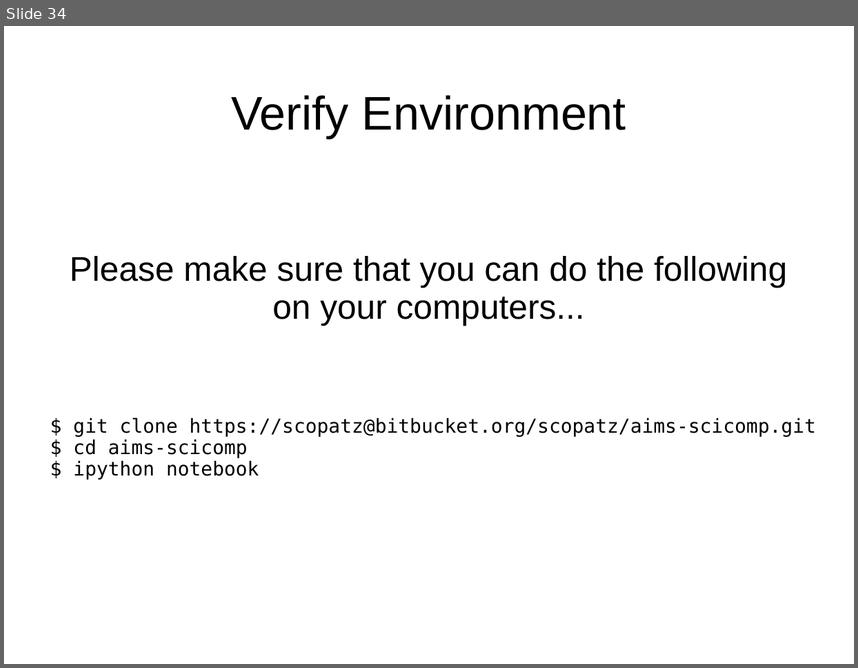
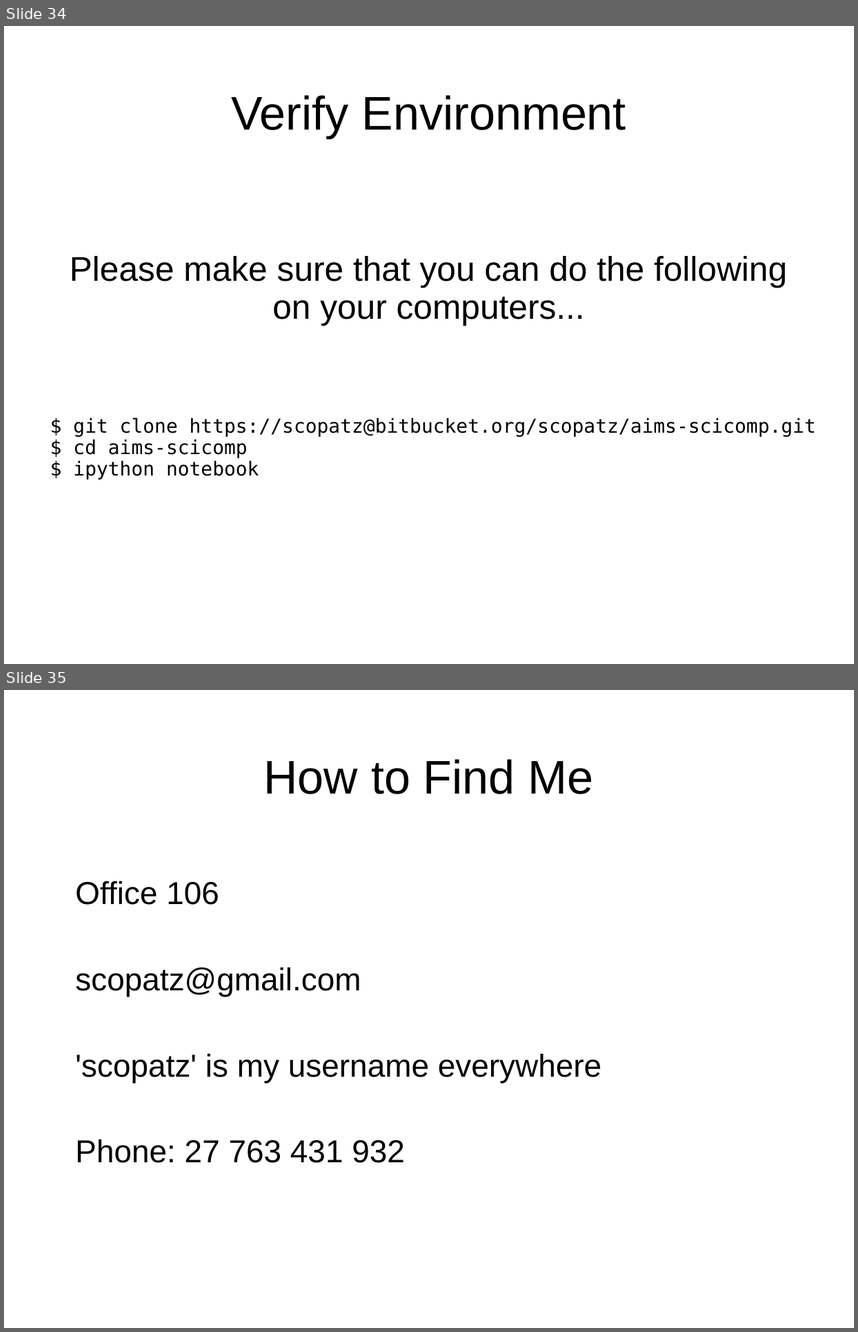
Before and after one commit to scopatz/aims-scicomp, a slide deck: 00-intro.odp. Shown one above the other, each under a label of ours: slide 34 before the commit, slides 34 and 35 after it. The pictures are 858x668 and 858x1332 pixels, drawn with LibreOffice and Linux fonts; fonts in the diff are those of the drawing; background and template pictures are left out. Boxes give left, top, right and bottom in pixels: in the first picture for what was removed or moved away, otherwise in the second. Text is boxed around its words. In the diff, an @@ line names an element or a change of style, - is before the commit and + after.

```diff
--- a/00-intro.odp
+++ b/00-intro.odp
@@ slide 35 added at [4, 690, 854, 1328], background #FFFFFF @@
@@ title added at [264, 759, 594, 794], 44 pt, text #000000 @@
+How to Find Me
@@ text added at [75, 880, 602, 1163], 29.6 pt, text #000000 @@
+Office 106
+scopatz@gmail.com
+'scopatz' is my username everywhere
+Phone: 27 763 431 932
```
Also in this commit, not shown: 1 other file.
